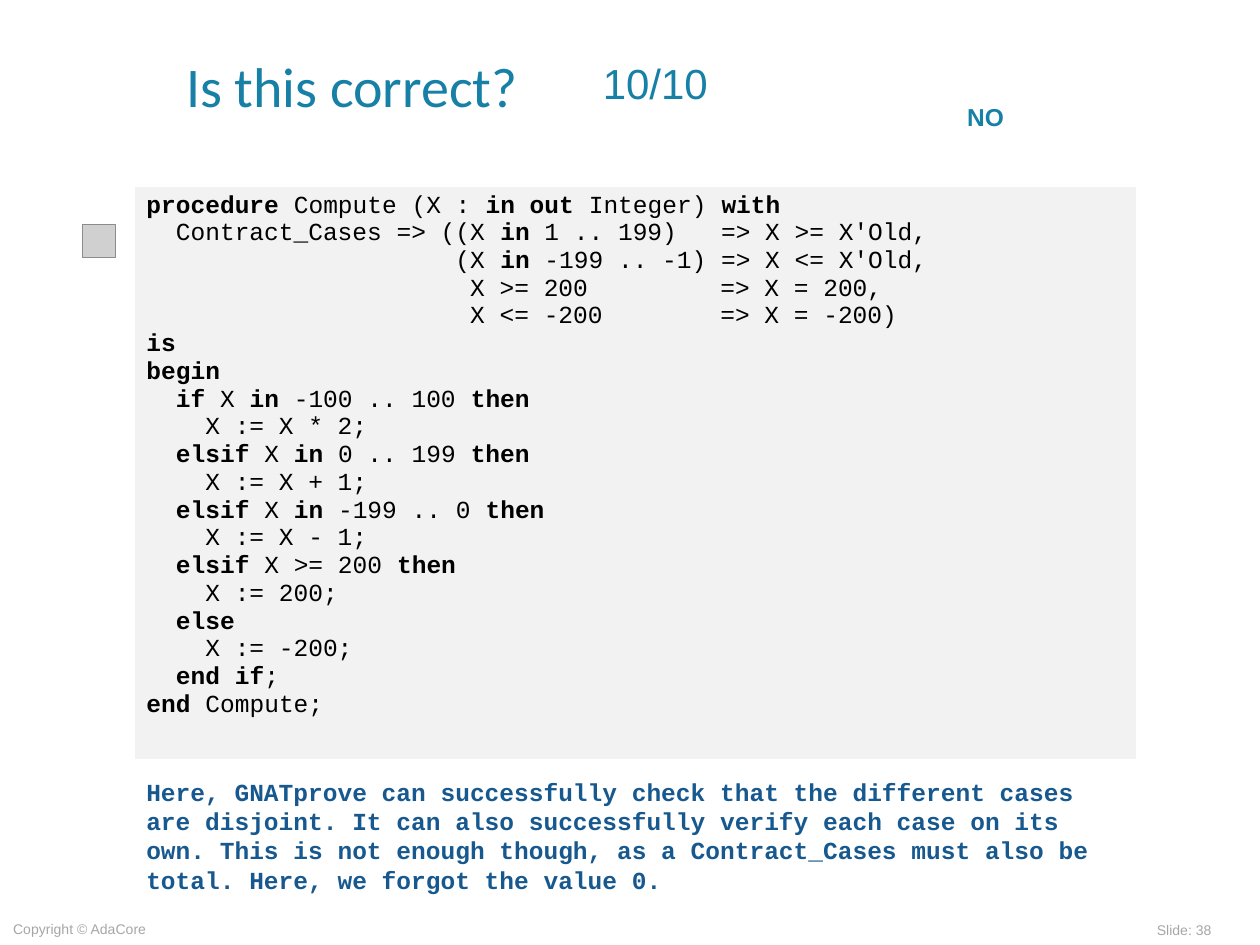
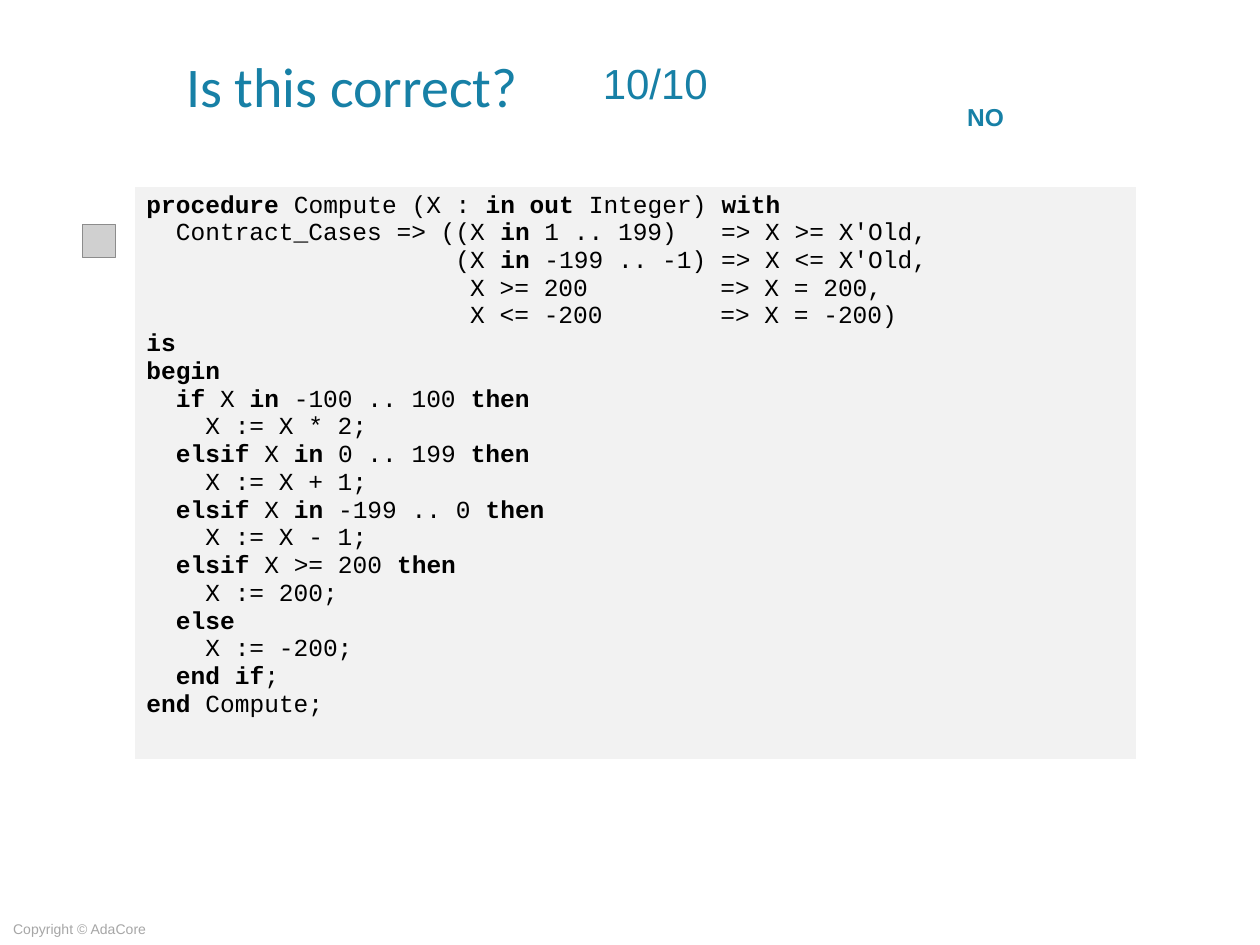
Before and after one commit to AdaCoreU/Courses, a slide deck: slide 38 of lectures/06_SPARK_2014/03_Proof_Of_Program_Integrity/Slides/03_Proof_Of_Program_Integrity.ppt. Drawn at 1260x945 pixels with LibreOffice and Linux fonts; fonts in the diff are those of the drawing; grey boxes stand for pictures; background and template pictures are left out. Boxes give left, top, right and bottom in pixels: in the first picture for what was removed or moved away, otherwise in the second. Text is boxed around its words. In the diff, an @@ line names an element or a change of style, - is before the commit and + after.

```diff
--- a/lectures/06_SPARK_2014/03_Proof_Of_Program_Integrity/Slides/03_Proof_Of_Program_Integrity.ppt
+++ b/lectures/06_SPARK_2014/03_Proof_Of_Program_Integrity/Slides/03_Proof_Of_Program_Integrity.ppt
@@ text removed at (146, 783, 1088, 894) @@
-Here, GNATprove can successfully check that the different cases are disjoint. It can also successfully verify each case on its own. This is not enough though, as a Contract_Cases must also be total. Here, we forgot the value 0.
@@ page number removed at (1157, 925, 1212, 935) @@
-Slide: 38
```
Also in this commit, not shown: 36 other slides changed, 2 slides added, 2 slides removed, 2 other files.
